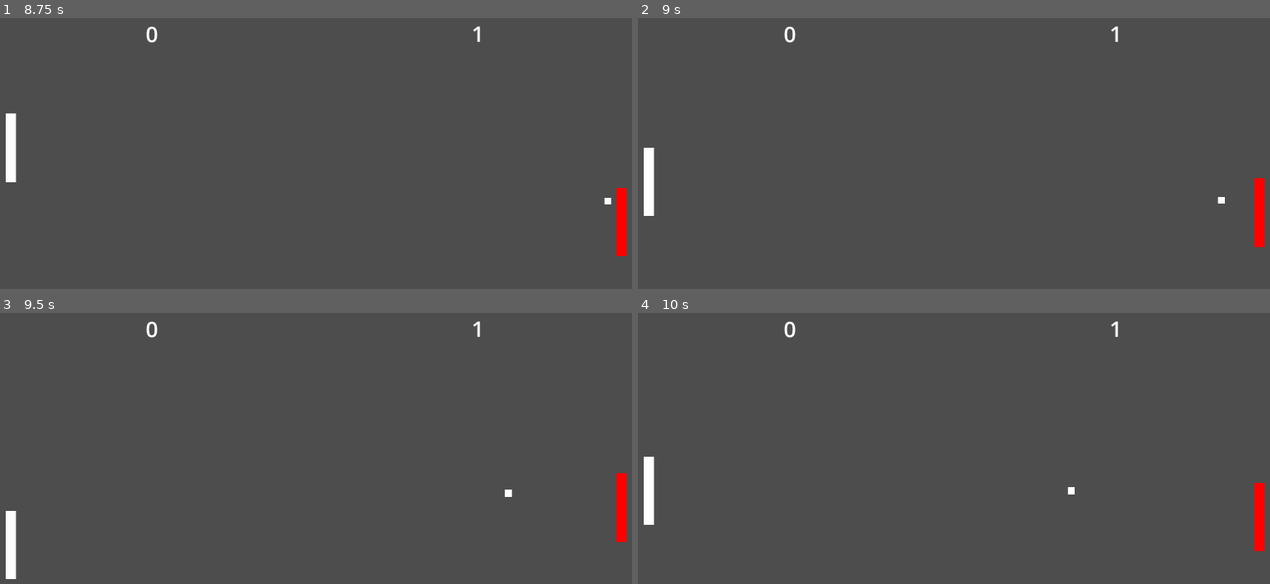
Above: before the commit, frames 1-4 (two rows, left to right).
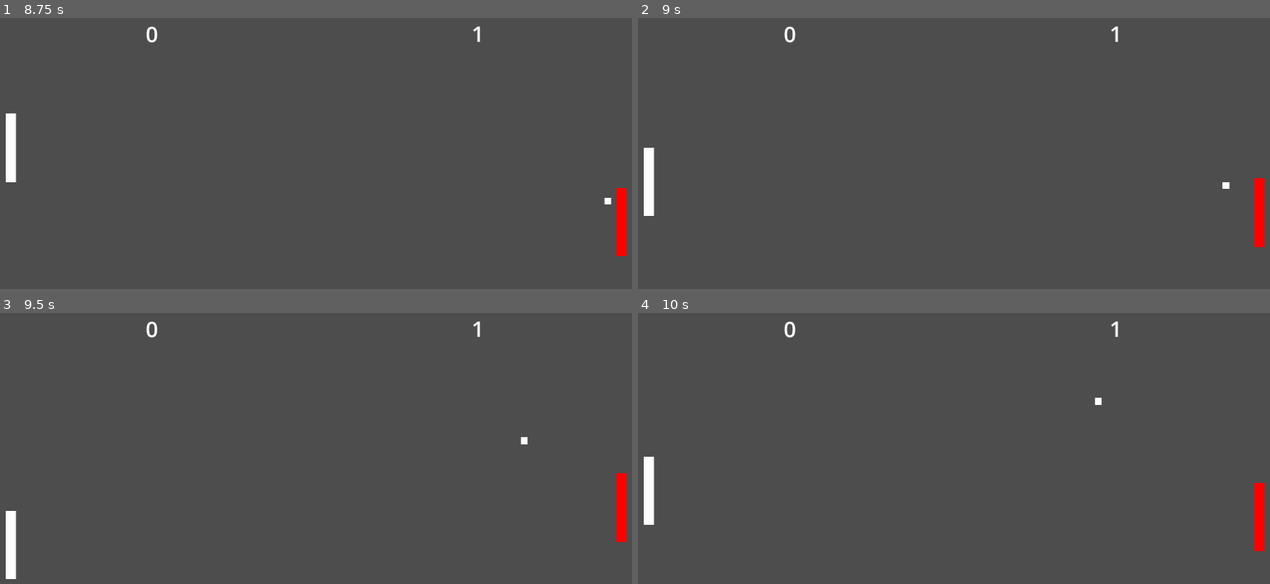
Above: after the commit, the same moments.

Repository: koviant/20GamesChallengeGodot
Game: Godot game, scene res://scenes/main.tscn
Two runs of this game, one before a commit and one after it. Both use one fixed random seed, a clock stepped at 60 frames per second and the inputs below.
Inputs:
- Up to frame 1 (8.75 s): tap Enter at 0.5, 2, 5.75 s; hold W (p1_up) 0.53-1.28 s; tap Down (p2_down) every 1.5 s from 0.6 to 8.1 s; tap Space at 1.25, 5, 6.5 s; hold S (p1_down) 1.28-2.03 s; tap Up (p2_up) every 1.5 s from 1.35 to 7.35 s; hold W (p1_up) 2.03-3.53 s; hold S (p1_down) 3.53-5.78 s; hold W (p1_up) 5.78-8.03 s; hold S (p1_down) from 8.03 s (still down)
- Up to frame 2 (9 s): keep holding S (p1_down); tap Up (p2_up) at 8.85 s
- Up to frame 3 (9.5 s): keep holding S (p1_down)
- Up to frame 4 (10 s): release S (p1_down) at 9.53 s; hold W (p1_up) from 9.53 s (still down); tap Down (p2_down) at 9.6 s

Frame 1 is identical in both runs. In frame 2, less than 0.1% of the frame differs, in the area x 91-94%, y 60-69%; in frame 3, less than 0.1%, in the area x 79-84%, y 45-68%; in frame 4, less than 0.1%.

Commit message:
Ball direction change based on which side of paddle hit the ball

Diff:
--- a/pong/scripts/main.gd
+++ b/pong/scripts/main.gd
@@ -3,8 +3,9 @@
 const player_speed: int = 400;
 var viewport_size: Vector2
 
-const ball_speed_base = Vector2(400, 0)
-var ball_speed = Vector2.ZERO
+const ball_start_speed = Vector2(400, 0)
+var ball_speed: Vector2 = Vector2.ZERO
+var ball_linear_speed: Vector2 = ball_start_speed
 
 var ball_start_position: Vector2
 
@@ -42,7 +43,8 @@
 func _on_round_start_timer_timeout() -> void:
 	var base_rotation = 135 if lastScored == Player.LEFT else -45
 	var rotation = base_rotation + 90 * randf()
-	ball_speed = ball_speed_base.rotated(deg_to_rad(rotation))
+	ball_linear_speed = ball_start_speed
+	ball_speed = ball_linear_speed.rotated(deg_to_rad(rotation))
 	round_started = true
 
 
@@ -85,10 +87,13 @@
 			Vector2($PlayerLeft.position.x + $PlayerLeft.size.x, $PlayerLeft.position.y - $Ball.size.y),
 			Vector2($PlayerLeft.position.x + $PlayerLeft.size.x, $PlayerLeft.position.y + $PlayerLeft.size.y))
 
+		var intersection_fraction = (intersection.y - $PlayerLeft.position.y) / $PlayerLeft.size.y
+		var bounce_angle_deg = -45 + 90 * intersection_fraction
+
 		# Intersection is INF when intersection point is outside the player
 		if intersection != Vector2.INF:
-			ball_speed.x *= -1.1
-			ball_speed.y *= 1.1
+			ball_linear_speed *= 1.1
+			ball_speed = ball_linear_speed.rotated(deg_to_rad(bounce_angle_deg))
 			$Ball.position = Vector2(intersection.x + 1, intersection.y)
 			return
 
@@ -101,10 +106,13 @@
 			Vector2($PlayerRight.position.x, $PlayerRight.position.y - $Ball.size.y),
 			Vector2($PlayerRight.position.x, $PlayerRight.position.y + $PlayerRight.size.y))
 
+		var intersection_fraction = (intersection.y - $PlayerRight.position.y) / $PlayerRight.size.y
+		var bounce_angle_deg = 225 - 90 * intersection_fraction
+
 		# Intersection is INF when intersection point is outside the player
 		if intersection != Vector2.INF:
-			ball_speed.x *= -1.1
-			ball_speed.y *= 1.1
+			ball_linear_speed *= 1.1
+			ball_speed = ball_linear_speed.rotated(deg_to_rad(bounce_angle_deg))
 			$Ball.position = Vector2(intersection.x - $Ball.size.x, intersection.y)
 			return
 
